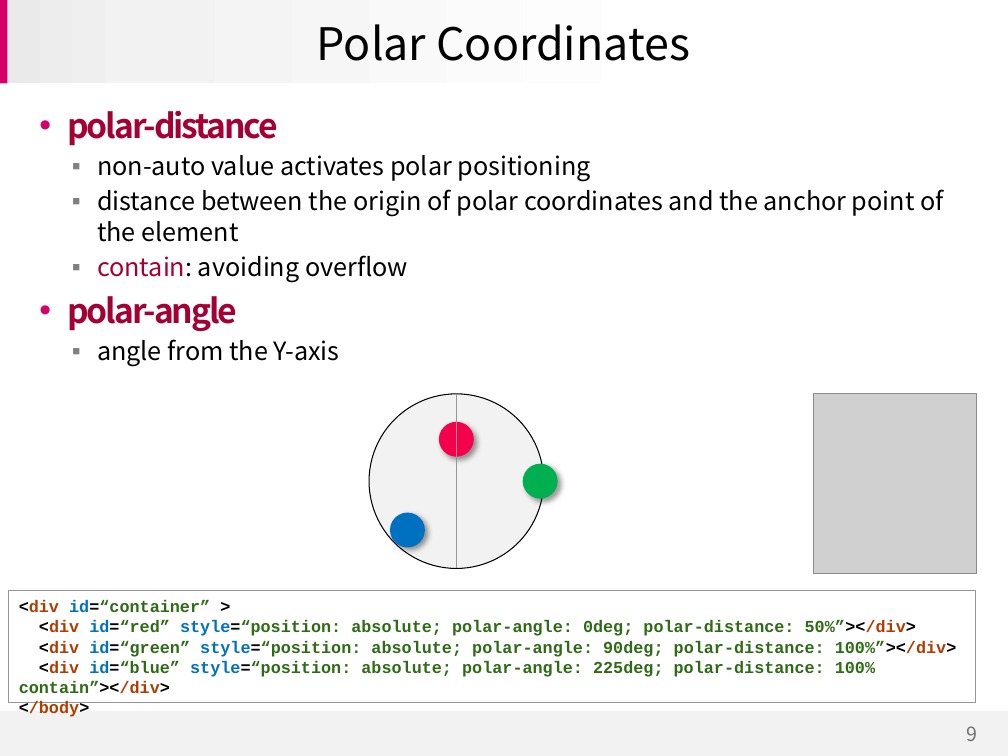
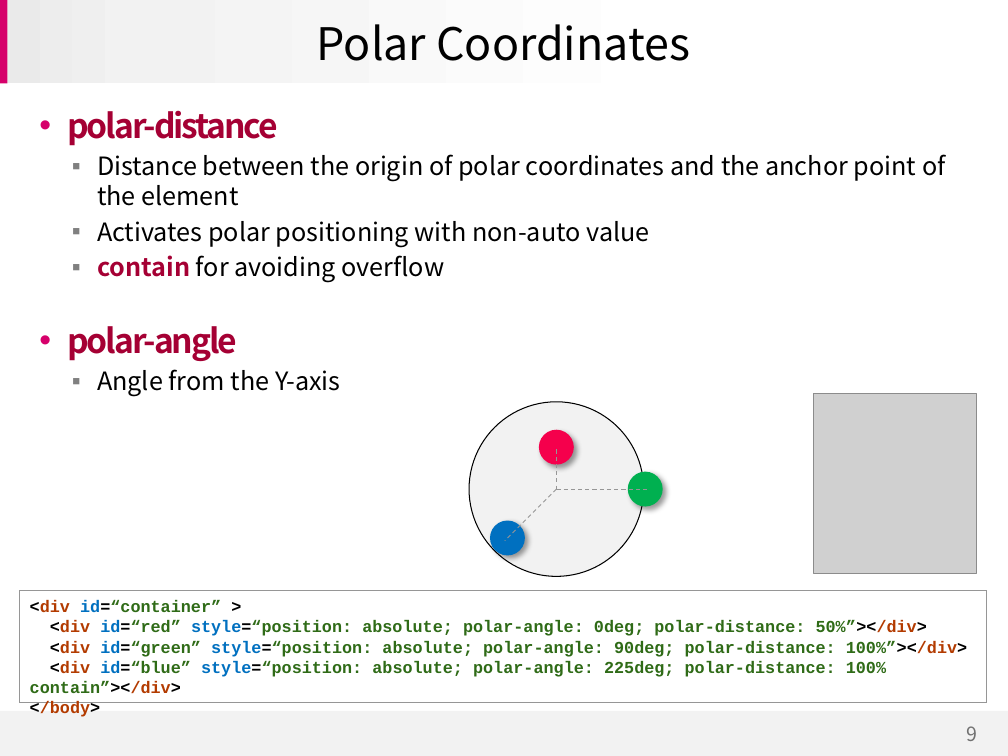
Before and after one commit to jihyerish/jhRoundDisplay, a slide deck: slide 9 of doc/CSS Round display for Dev Meetup in Sydney.pptx. Drawn at 1008x756 pixels with LibreOffice and Linux fonts; fonts in the diff are those of the drawing; grey boxes stand for pictures; background and template pictures are left out. Boxes give left, top, right and bottom in pixels: in the first picture for what was removed or moved away, otherwise in the second. Text is boxed around its words. In the diff, an @@ line names an element or a change of style, - is before the commit and + after.

Commit message:
upload image for polar-distance percentage

```diff
--- a/doc/CSS Round display for Dev Meetup in Sydney.pptx
+++ b/doc/CSS Round display for Dev Meetup in Sydney.pptx
@@ text at (97, 154, 945, 282): text changed @@
-    ▪ non-auto value activates polar positioning
-    ▪ distance between the origin of polar coordinates and the anchor point of the element
-    ▪ contain: avoiding overflow
+    ▪ Distance between the origin of polar coordinates and the anchor point of the element
+    ▪ Activates polar positioning with non-auto value
+    ▪ contain for avoiding overflow
@@ text at (97, 369, 341, 397): text changed @@
-    ▪ angle from the Y-axis
+    ▪ Angle from the Y-axis
@@ ellipse: place and size @@
-ellipse at (369, 394, 543, 569)
+ellipse at (469, 402, 643, 577)
@@ ellipse: place and size @@
-ellipse at (438, 421, 474, 457)
+ellipse at (539, 429, 575, 465)
@@ line moved from (457, 394) - (457, 569) to (556, 450) - (556, 489) @@
@@ line (556, 450) - (556, 489): stroke #969696 0.75 pt to #969696 0.75 pt dashed @@
@@ ellipse: place and size @@
-ellipse at (523, 464, 558, 499)
+ellipse at (628, 472, 663, 507)
@@ line added from (556, 489) to (505, 540), #969696 0.75 pt dashed @@
@@ line added from (556, 489) to (648, 489), #969696 0.75 pt dashed @@
@@ ellipse: place and size @@
-ellipse at (390, 513, 425, 548)
+ellipse at (490, 520, 525, 555)
@@ rectangle "<div id=“container” >": place and size @@
-rectangle "<div id=“container” >" at (9, 591, 976, 703)
+rectangle "<div id=“container” >" at (20, 591, 987, 703)
```
Also in this commit, not shown: 14 other slides changed, 2 other files.
